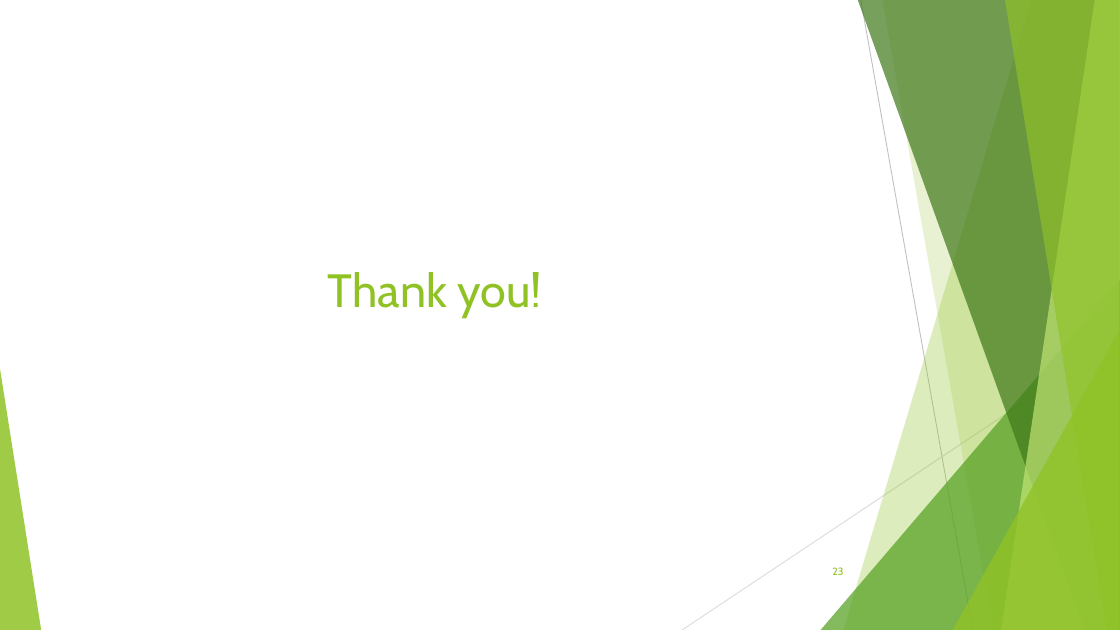
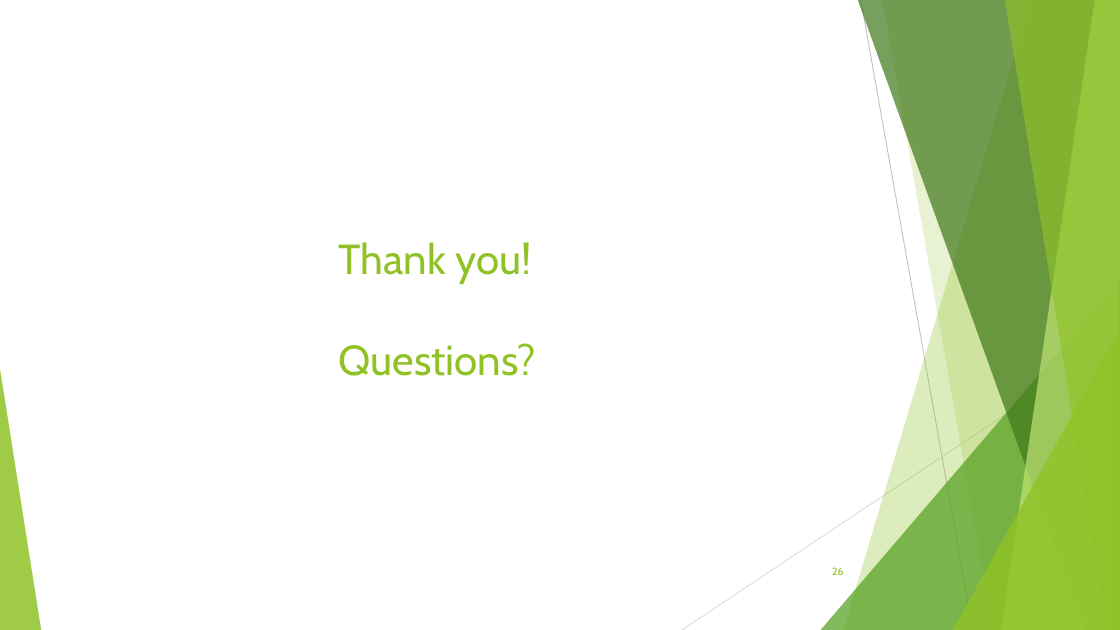
Before and after one commit to stephengou/Contextual-Multi-Armed-Bandit, a slide deck: slide 26 of Bandits Presentation.pptx (slide 23 before the commit). Drawn at 1120x630 pixels with LibreOffice and Linux fonts; fonts in the diff are those of the drawing. Boxes give left, top, right and bottom in pixels: in the first picture for what was removed or moved away, otherwise in the second. Text is boxed around its words. In the diff, an @@ line names an element or a change of style, - is before the commit and + after.

```diff
--- a/Bandits Presentation.pptx
+++ b/Bandits Presentation.pptx
@@ title at bbox=[339, 242, 536, 376]: text changed; size 40 to 36 pt @@
-Thank you!
+Thank you!
+Questions?
@@ page number at bbox=[832, 567, 843, 575]: text changed @@
-23
+26
```
Also in this commit, not shown: 2 other slides changed, 3 slides added.
